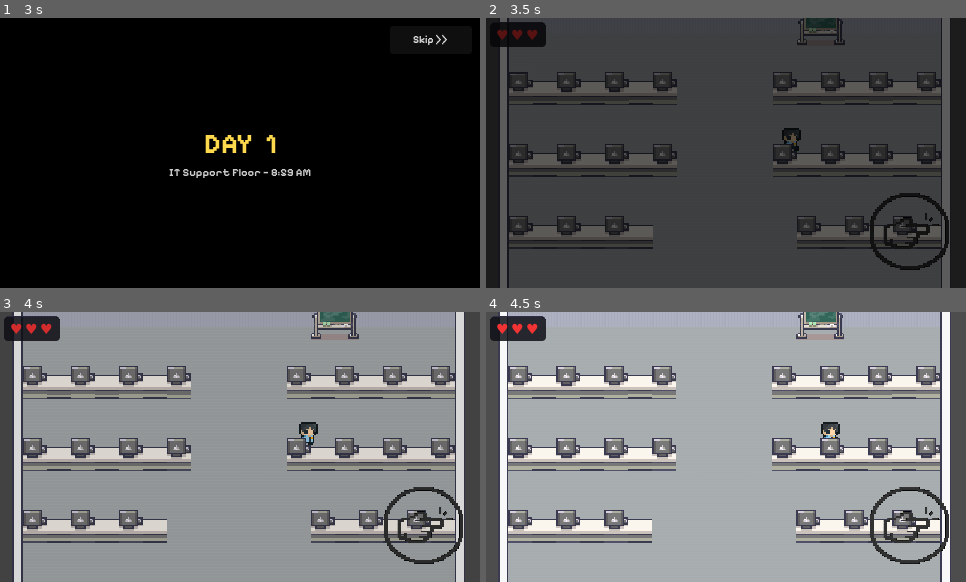
Above: before the commit, frames 1-4 (two rows, left to right).
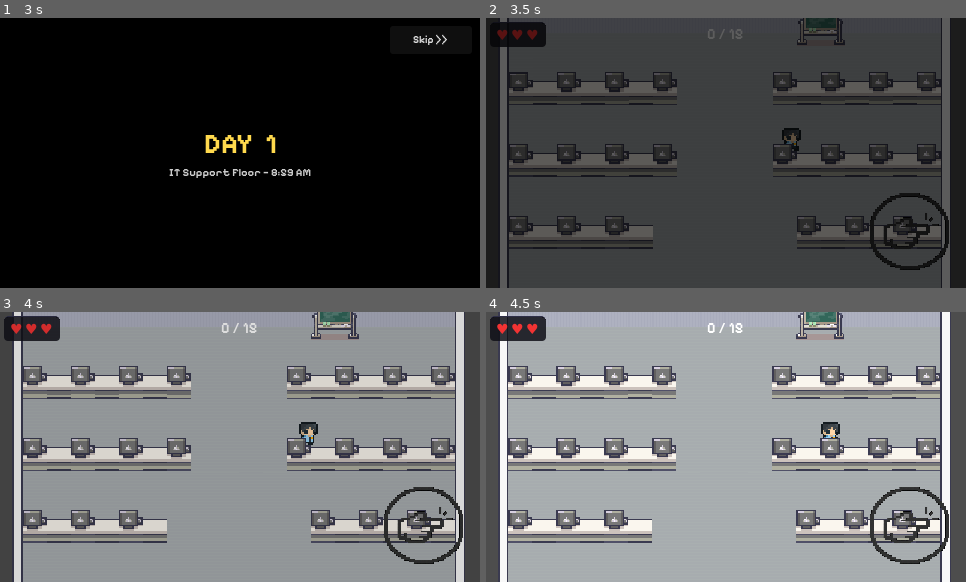
Above: after the commit, the same moments.

Repository: Raikosuu/Full-Tech-Panic_Public
Game: Godot game, scene res://scenes/main_menu.tscn
The game is run twice, just before and just after one commit, with the same random seed, the same clock (stepped at 60 frames per second) and the same inputs.
Inputs (mouse positions are in pixels of both pictures, inside the frame that each line leads up to):
- Up to frame 1 (3 s): click "Game Start" at 0.5 s; click "Skip >>" at 1.25 s; click "Skip >>" at 2 s; tap Enter at 2.75 s; move the mouse to (345, 139) at 2.77 s; hold D (move_right) from 2.78 s (still down); hold E (interact) from 2.78 s (still down); click (345, 139) at 2.92 s
- Up to frame 2 (3.5 s): keep holding D (move_right); keep holding E (interact); tap Space at 3.02 s
- Up to frame 3 (4 s): release D (move_right) at 3.5 s; release E (interact) at 3.5 s; drag from (144, 460) to (33, 411) at 3.52 s
- Up to frame 4 (4.5 s): move the mouse to (774, 387) at 4.27 s; hold D (move_right) from 4.28 s (still down); hold E (interact) from 4.28 s (still down); tap Enter at 4.35 s

Frame 1 is identical in both runs. In frame 2, less than 0.1% of the frame differs, in the area x 46-54%, y 4-8%; in frame 3, 0.1%; in frame 4, 0.1%.

Commit message:
served counter and game end implemented

Diff:
--- a/scenes/game_scene.tscn
+++ b/scenes/game_scene.tscn
@@ -10,6 +10,7 @@
 [ext_resource type="PackedScene" uid="uid://d2bih5roi80vd" path="res://scenes/health_ui.tscn" id="7_kk2rg"]
 [ext_resource type="PackedScene" uid="uid://c8s4hl3jv3c1h" path="res://scenes/touch_controls.tscn" id="9_utbpp"]
 [ext_resource type="AudioStream" uid="uid://xce74cvlx32i" path="res://sfx/freesound_community-gamemusic-6082.mp3" id="10_mw25s"]
+[ext_resource type="FontFile" uid="uid://castux4fucj02" path="res://assets/fonts/Pixelify_Sans/static/PixelifySans-Bold.ttf" id="11_tcjrq"]
 
 [sub_resource type="TileSetAtlasSource" id="TileSetAtlasSource_rurhu"]
 texture = ExtResource("2_bw6k5")
@@ -2582,6 +2583,7 @@
 
 [node name="game_scene" type="Node2D" unique_id=1662599829]
 script = ExtResource("1_b5spy")
+npcs_to_win = 15
 
 [node name="ground" type="TileMapLayer" parent="." unique_id=1824960529]
 position = Vector2(236, 137)
@@ -2730,3 +2732,16 @@
 
 [node name="AudioStreamPlayer" type="AudioStreamPlayer" parent="." unique_id=1801444470]
 stream = ExtResource("10_mw25s")
+
+[node name="HUD" type="CanvasLayer" parent="." unique_id=820237961]
+
+[node name="ServedLabel" type="Label" parent="HUD" unique_id=1206197848]
+anchors_preset = -1
+anchor_right = 1.0
+offset_top = 8.0
+offset_bottom = 23.0
+grow_horizontal = 2
+theme_override_fonts/font = ExtResource("11_tcjrq")
+theme_override_font_sizes/font_size = 14
+text = "0 / 10"
+horizontal_alignment = 1
--- a/scenes/screws.tscn
+++ b/scenes/screws.tscn
@@ -4,7 +4,7 @@
 [ext_resource type="Script" uid="uid://dsk6yyxikucek" path="res://scripts/screws.gd" id="1_x8gdb"]
 
 [sub_resource type="RectangleShape2D" id="RectangleShape2D_x8gdb"]
-size = Vector2(10, 10)
+size = Vector2(7, 7)
 
 [node name="Screws" type="RigidBody2D" unique_id=1294929201]
 z_index = 3
--- a/scripts/game_scene.gd
+++ b/scripts/game_scene.gd
@@ -2,13 +2,36 @@
 
 const GAME_OVER_SCENE = preload("res://scenes/game_over_screen.tscn")
 
+@export var npcs_to_win: int = 10   # ← set this in the Inspector on the game_scene node
+
+@onready var served_label: Label = $HUD/ServedLabel
+
 func _ready() -> void:
-	# Connect every time the scene is entered so it always works
-	# (HealthState persists across scenes as an autoload)
+	# Apply inspector value to GameState
+	GameState.npcs_to_win = npcs_to_win
+	GameState.npcs_served = 0
+
+	# Connect health
 	if not HealthState.game_over.is_connected(_on_game_over):
 		HealthState.game_over.connect(_on_game_over)
 
+	# Connect win counter
+	GameState.npcs_served_changed.connect(_on_npcs_served_changed)
+	GameState.game_won.connect(_on_game_won)
+
+	_update_label(0)
+
+func _update_label(count: int) -> void:
+	served_label.text = "%d / %d" % [count, GameState.npcs_to_win]
+
+func _on_npcs_served_changed(count: int) -> void:
+	_update_label(count)
+
 func _on_game_over() -> void:
 	var screen := GAME_OVER_SCENE.instantiate()
-	# Add at root so it sits above everything including CanvasLayers
 	get_tree().root.add_child(screen)
+
+func _on_game_won() -> void:
+	# Load your win screen here — swap path to your actual scene
+	var win = load("res://scenes/win_screen.tscn").instantiate()
+	get_tree().root.add_child(win)
--- a/scripts/game_state.gd
+++ b/scripts/game_state.gd
@@ -9,9 +9,20 @@
 
 var _game_scene_instance: Node = null
 var interacted_npc: CharacterBody2D = null
+var drag_active: bool = false
 
-# Global drag lock — only one part can be grabbed at a time.
-var drag_active: bool = false
+# ── Win condition ──────────────────────────────────────────────────────────────
+signal npcs_served_changed(count: int)
+signal game_won
+
+var npcs_to_win: int = 10        # override in GameState inspector or via code
+var npcs_served: int = 0
+
+func record_npc_served() -> void:
+	npcs_served += 1
+	npcs_served_changed.emit(npcs_served)
+	if npcs_served >= npcs_to_win:
+		game_won.emit()
 
 func enter_minigame() -> void:
 	var path: String = MINIGAMES[randi() % MINIGAMES.size()]
@@ -32,7 +43,7 @@
 	get_tree().current_scene = _game_scene_instance
 	_game_scene_instance = null
 	if interacted_npc != null and is_instance_valid(interacted_npc):
-		interacted_npc.leave()
+		interacted_npc.leave()          # ← NPC is now "served", leave() should call record_npc_served()
 		interacted_npc = null
 
 func fail_minigame() -> void:
--- a/scripts/npc_base.gd
+++ b/scripts/npc_base.gd
@@ -130,6 +130,7 @@
 	_leaving = true
 	is_exiting = true
 	nav_agent.target_position = exit_pos
+	GameState.record_npc_served()
 
 func _process_leave() -> void:
 	if nav_agent.is_navigation_finished():
